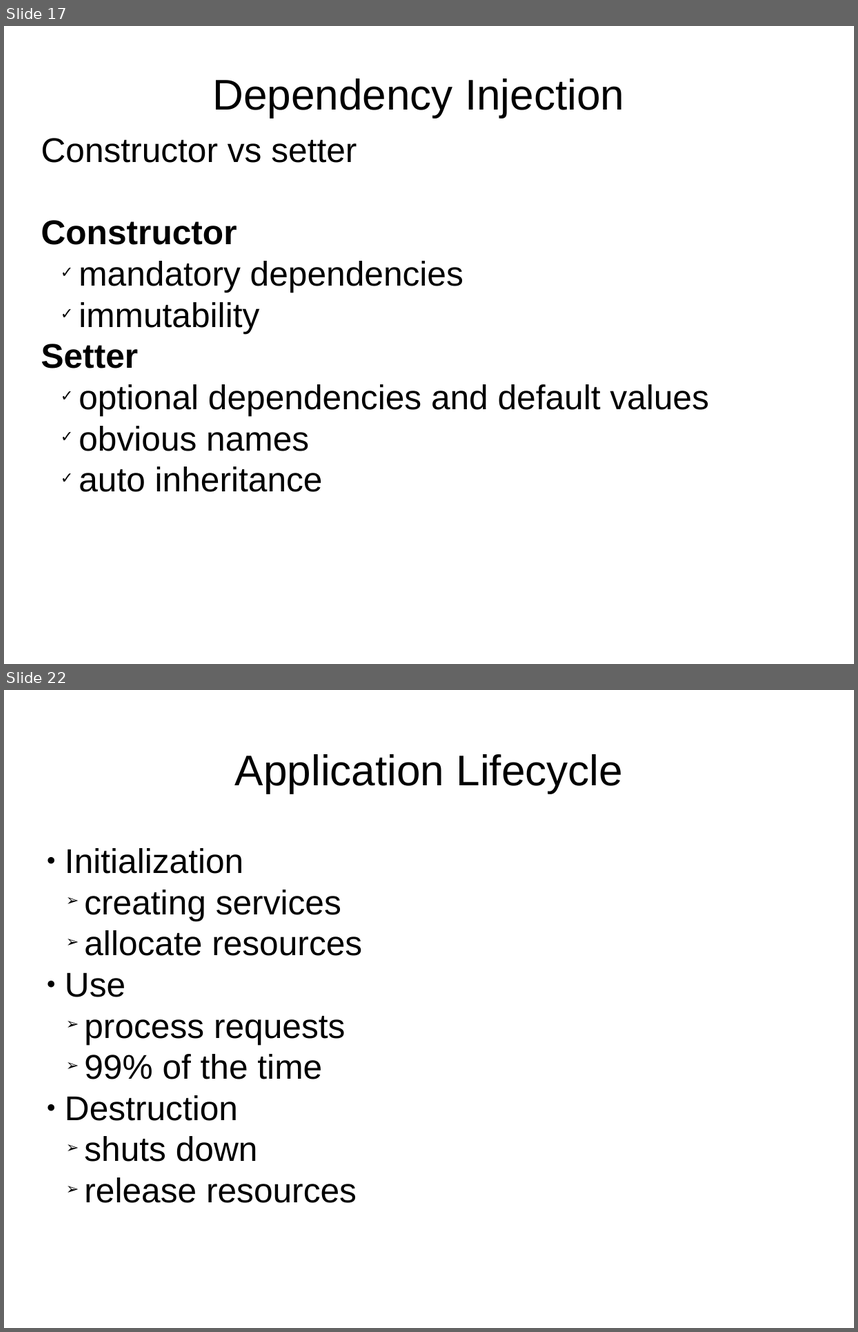
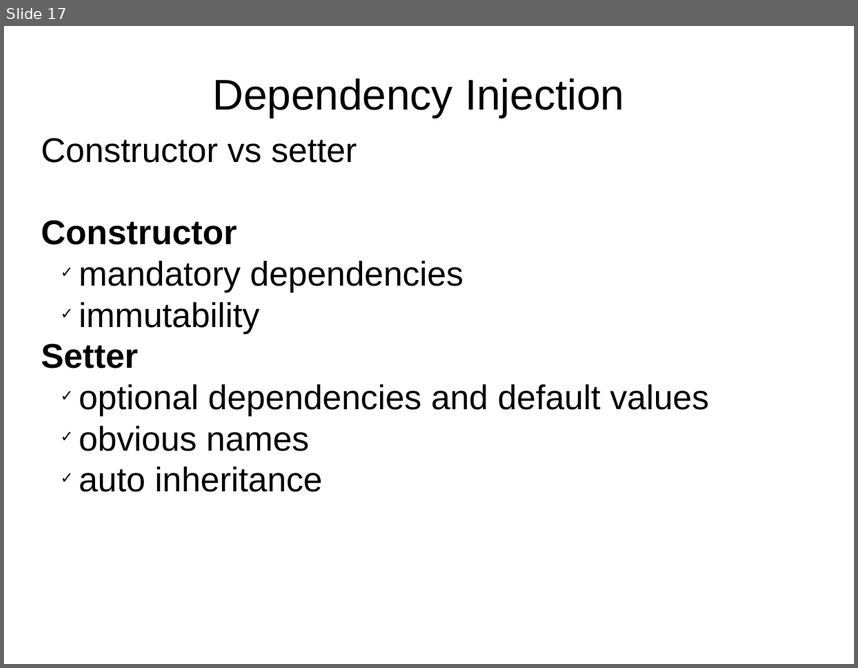
Before and after one commit to delia-popescu/spring-core, a slide deck: src/main/resources/spring_core.odp. Shown one above the other, each under a label of ours: slides 17 and 22 before the commit, slide 17 after it; the slides between them are not shown. The pictures are 858x1332 and 858x668 pixels, drawn with LibreOffice and Linux fonts; fonts in the diff are those of the drawing. Boxes give left, top, right and bottom in pixels: in the first picture for what was removed or moved away, otherwise in the second. Text is boxed around its words. In the diff, an @@ line names an element or a change of style, - is before the commit and + after.

```diff
--- a/src/main/resources/spring_core.odp
+++ b/src/main/resources/spring_core.odp
@@ slide 22 removed at <box>4,690,854,1328</box>, background #FFFFFF @@
@@ title removed at <box>235,754,623,793</box> @@
-Application Lifecycle
@@ subtitle removed at <box>65,848,362,1203</box> @@
-● Initialization
-➢ creating services
-➢ allocate resources
-● Use
-➢ process requests
-➢ 99% of the time
-● Destruction
-➢ shuts down
-➢ release resources
```
Also in this commit, not shown: 24 slides changed, 34 slides added, 13 other slides removed.
